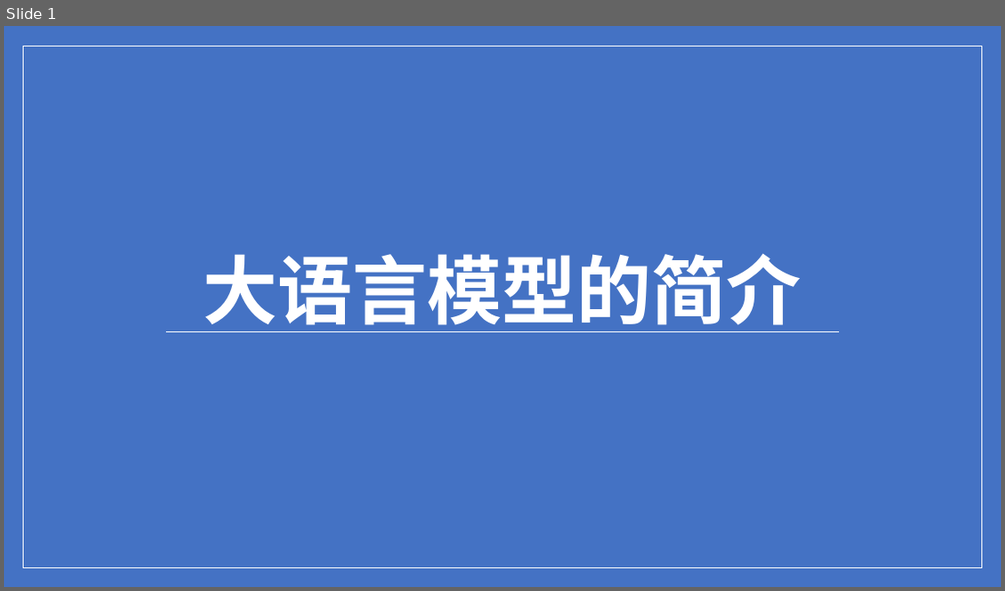
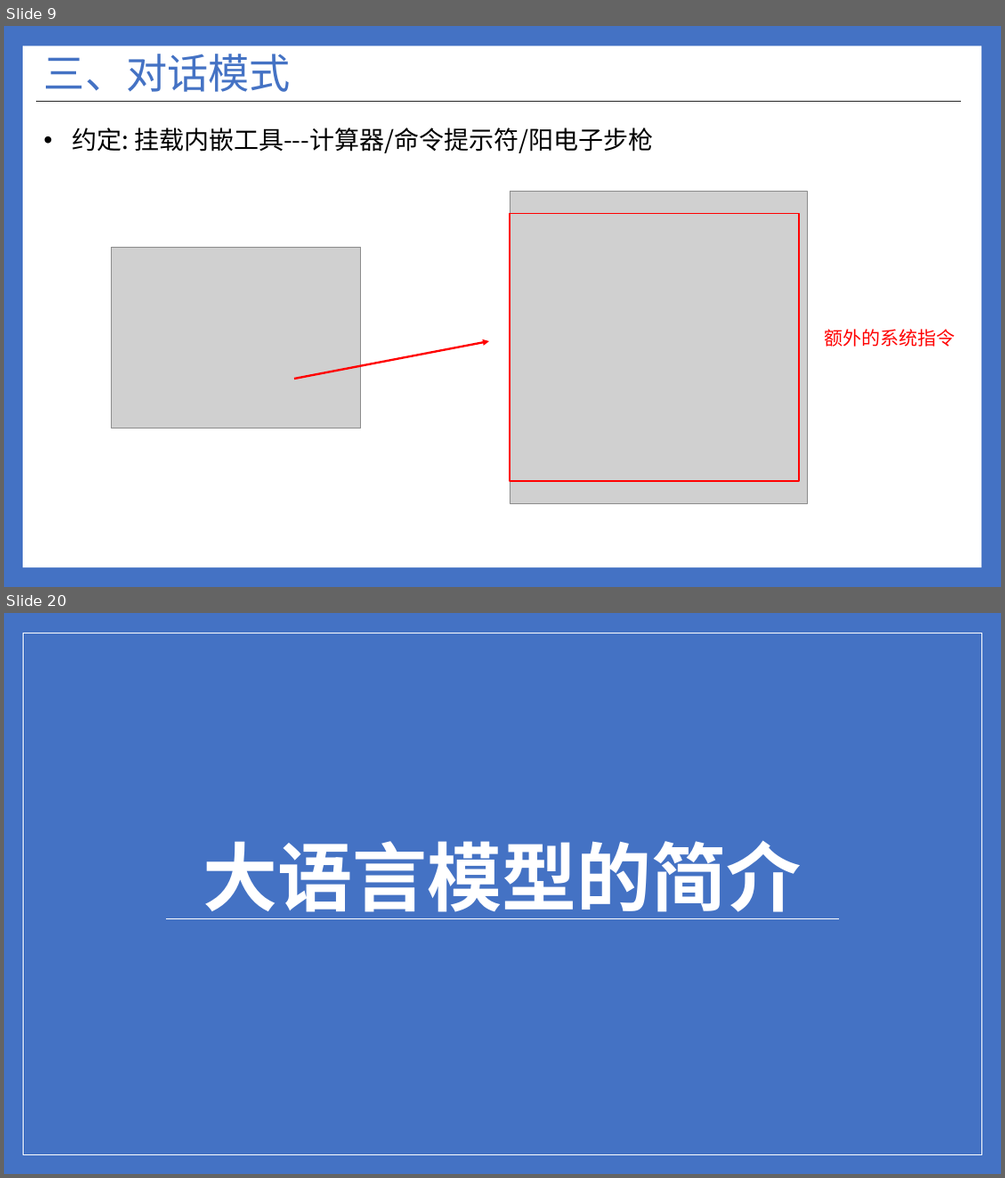
Before and after one commit to ylsdamxssjxxdd/eva, a slide deck: utils/软件介绍.pptx. Shown one above the other, each under a label of ours: slide 1 before the commit, slides 9 and 20 after it; the slides between them are not shown. The pictures are 1005x591 and 1005x1178 pixels, drawn with LibreOffice and Linux fonts; fonts in the diff are those of the drawing; grey boxes stand for pictures. Boxes give left, top, right and bottom in pixels: in the first picture for what was removed or moved away, otherwise in the second. Text is boxed around its words. In the diff, an @@ line names an element or a change of style, - is before the commit and + after.

```diff
--- a/utils/软件介绍.pptx
+++ b/utils/软件介绍.pptx
@@ slide 9 added at (4,26,1001,587), background #4472C4 @@
@@ rectangle added at (23,46,981,567), fill #FFFFFF @@
@@ title added at (44,54,291,92), 39.6 pt, text #4472C4 @@
+三、对话模式
@@ line added from (36, 102) to (961, 102), #262626 1 pt @@
@@ text added at (72,127,653,153), 24 pt, text #000000 @@
+• 约定: 挂载内嵌工具---计算器/命令提示符/阳电子步枪
@@ picture added at (510,191,807,503) @@
@@ rectangle added at (510,214,799,482), outline #FF0000 1.5 pt @@
@@ picture added at (112,247,361,428) @@
@@ arrow added from (294, 378) to (489, 341), #FF0000 2 pt @@
@@ text added at (824,329,955,346), 18 pt, text #FF0000 @@
+额外的系统指令
@@ what was slide 1 is now slide 20 @@
```
Also in this commit, not shown: 6 slides changed, 17 other slides added, 1 slide removed, 14 other files.
